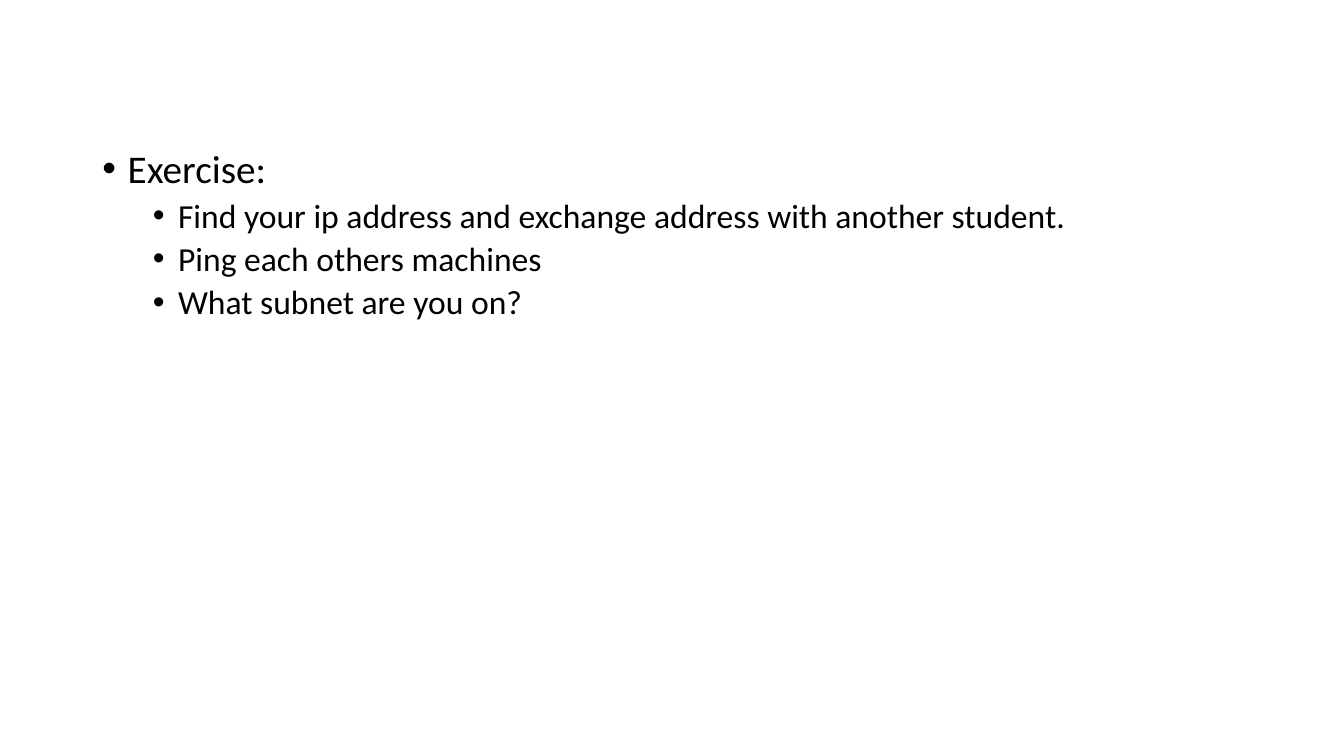
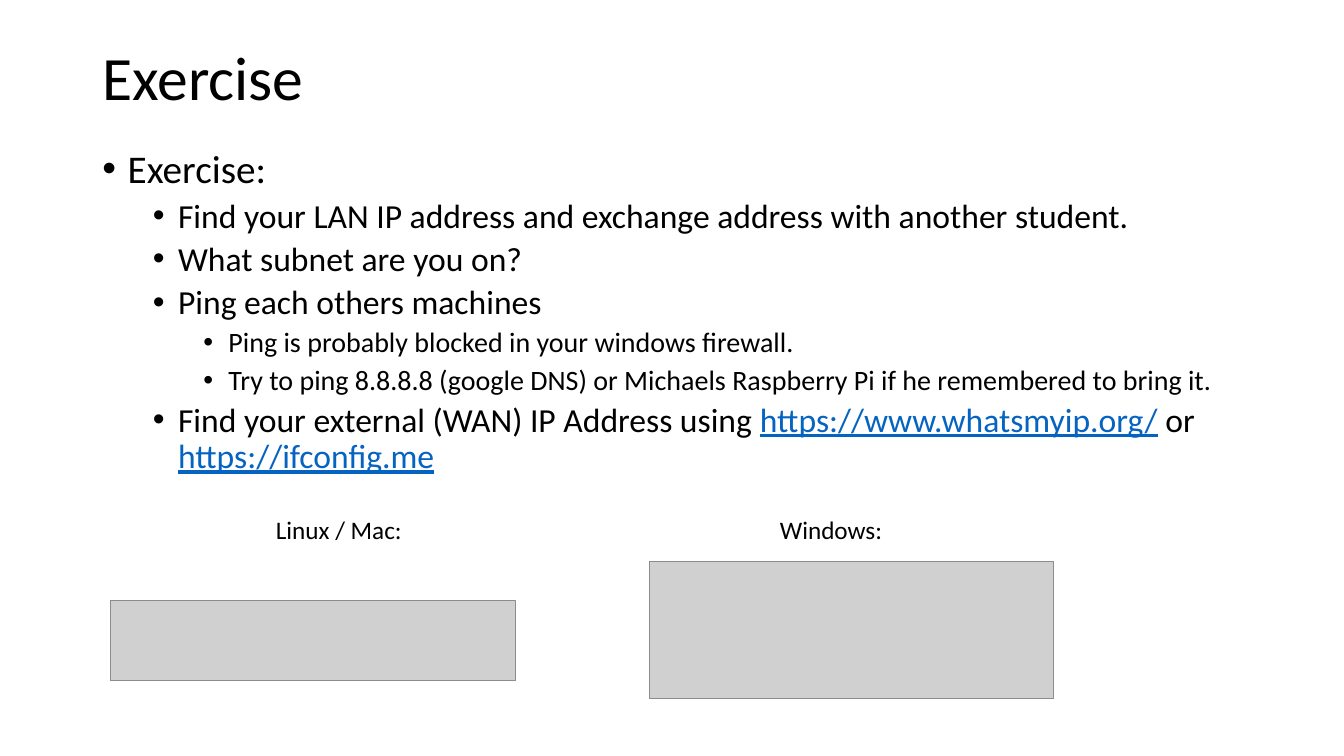
Before and after one commit to codesmurf/st3its3_teaching, a slide deck: slide 14 of 07 Networks/Networks.pptx (slide 11 before the commit). Drawn at 1344x756 pixels with LibreOffice and Linux fonts; fonts in the diff are those of the drawing; grey boxes stand for pictures. Boxes give left, top, right and bottom in pixels: in the first picture for what was removed or moved away, otherwise in the second. Text is boxed around its words. In the diff, an @@ line names an element or a change of style, - is before the commit and + after.

```diff
--- a/07 Networks/Networks.pptx
+++ b/07 Networks/Networks.pptx
@@ title added at (102,57,303,101), 44 pt, text #000000 @@
+Exercise
@@ text at (178,204,1128,277): text changed @@
-  • Find your ip address and exchange address with another student.
+  • Find your LAN IP address and exchange address with another student.
+  • What subnet are you on?
@@ text at (178,332,1211,474): text changed; size 24 to 20 pt @@
-  • What subnet are you on?
+    • Ping is probably blocked in your windows firewall.
+    • Try to ping 8.8.8.8 (google DNS) or Michaels Raspberry Pi if he remembered to bring it.
+  • Find your external (WAN) IP Address using https://www.whatsmyip.org/ or https://ifconfig.me
@@ text added at (276,521,882,540), 18 pt, text #000000 @@
+Linux / Mac: Windows:
@@ picture added at (649,562,1054,699) @@
@@ picture added at (110,601,515,682) @@
```
Also in this commit, not shown: 1 other slide changed, 17 slides added, 2 slides removed.
